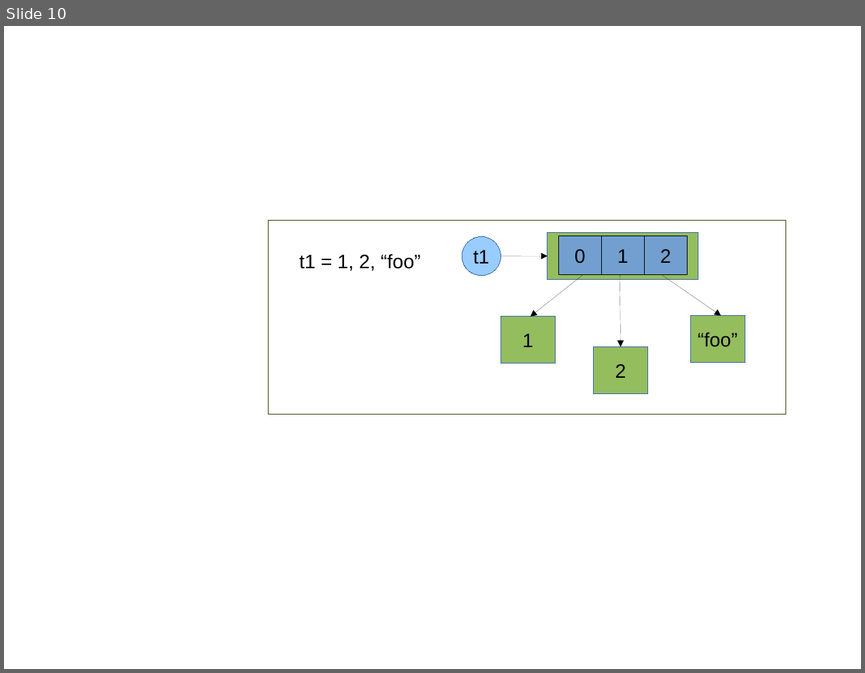
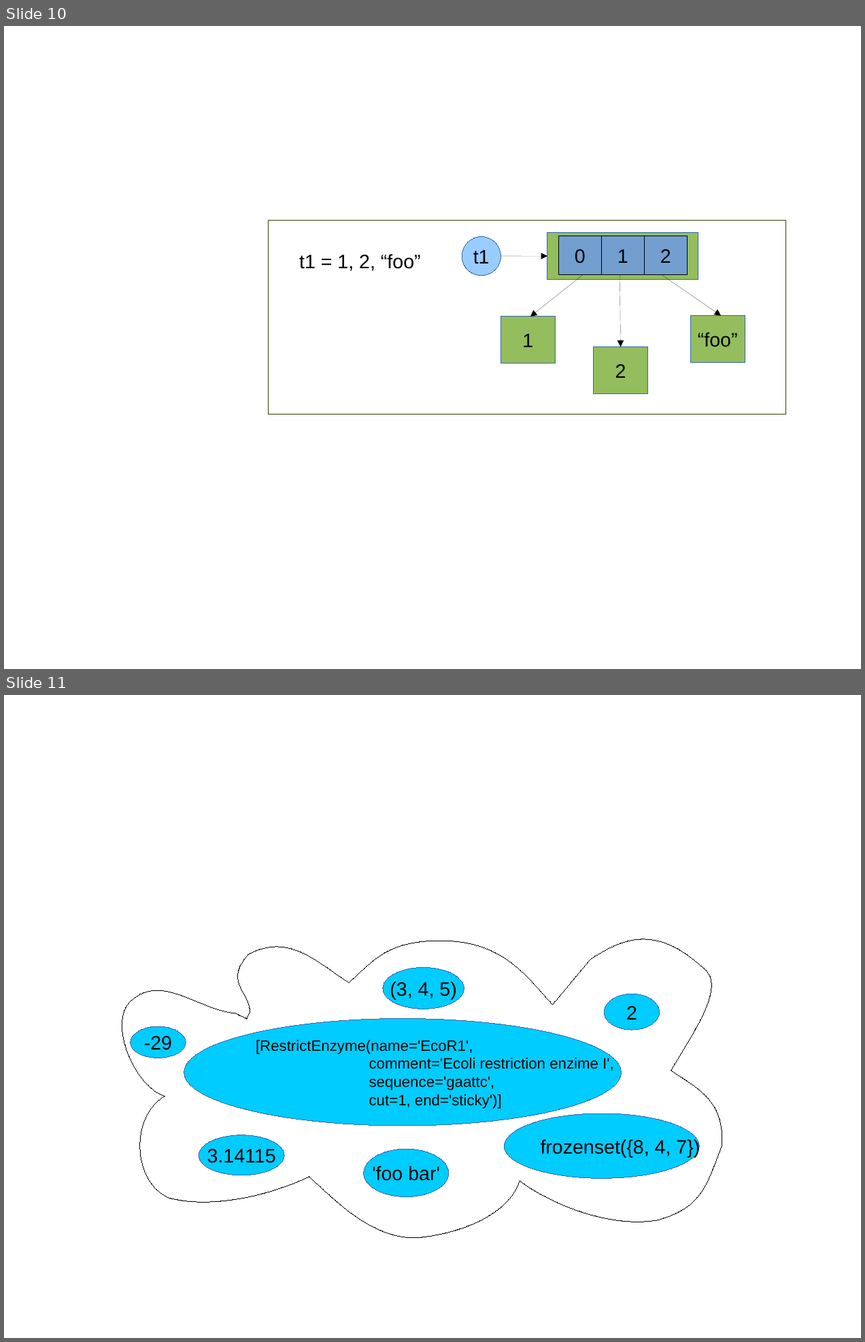
Before and after one commit to C3BI-pasteur-fr/python-course-1, a slide deck: figures.odp. Shown one above the other, each under a label of ours: slide 10 before the commit, slides 10 and 11 after it. The pictures are 865x673 and 865x1342 pixels, drawn with LibreOffice and Linux fonts; fonts in the diff are those of the drawing. Boxes give left, top, right and bottom in pixels: in the first picture for what was removed or moved away, otherwise in the second. Text is boxed around its words. In the diff, an @@ line names an element or a change of style, - is before the commit and + after.

```diff
--- a/figures.odp
+++ b/figures.odp
@@ slide 11 added at (4, 695, 861, 1338), background #FFFFFF @@
@@ freeform shape added at (122, 939, 722, 1238), outline #000000 0 pt @@
@@ ellipse added at (383, 967, 464, 1008), fill #00CCFF, outline #3465AF 0 pt, 18 pt, text #000000 @@
+(3, 4, 5)
@@ ellipse added at (604, 994, 660, 1030), fill #00CCFF, outline #3465AF 0 pt, 18 pt, text #000000 @@
+2
@@ ellipse added at (184, 1019, 621, 1125), fill #00CCFF, outline #3465AF 0 pt, 14 pt, text #000000 @@
+[RestrictEnzyme(name='EcoR1',
+comment='Ecoli restriction enzime I',
+sequence='gaattc',
+cut=1, end='sticky')]
@@ ellipse added at (130, 1026, 186, 1057), fill #00CCFF, outline #3465AF 0 pt, 18 pt, text #000000 @@
+-29
@@ ellipse added at (504, 1113, 699, 1178), fill #00CCFF, outline #3465AF 0 pt, 18 pt, text #000000 @@
+frozenset({8, 4, 7})
@@ ellipse added at (198, 1135, 284, 1176), fill #00CCFF, outline #3465AF 0 pt, 18 pt, text #000000 @@
+3.14115
@@ ellipse added at (364, 1149, 449, 1196), fill #00CCFF, outline #3465AF 0 pt, 18 pt, text #000000 @@
+'foo bar'
```
Also in this commit, not shown: 2 slides changed.
